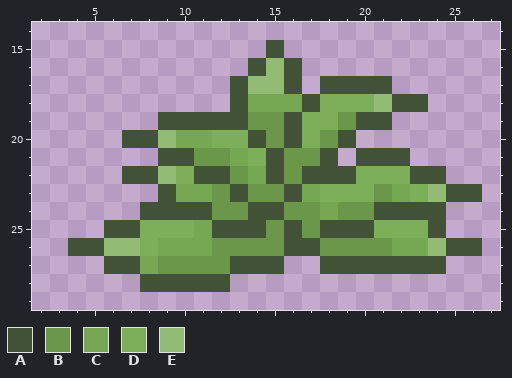
Pixel-art sprite -- Game/resources/fern.png. The picture above is the old version.
The file is 32x32 pixels. Shown: x 2..27, y 14..29.
Palette (. is transparent): A #415236  B #6b974a  C #76a752  D #7dae59  E #92bb73
Pixels before, first column x 4:
15 ...........A...........
16 ..........AEA..........
17 .........AEEA.AAAA.....
18 .........ACCCADDDEAA...
19 .....AAAAABBADDBAA.....
20 ...AAECCDDABADBA.......
21 .....AABBCDABBA.AAA....
22 ...AAEDAABCABAAADDDAA..
23 .....ACCBABBACDDDBCDEAA
24 ....AAAABBAABBCBBAAAA..
25 ..AADDDCAAABABAAADDDA..
26 AAEEDCCCBBBBAABBBBCCEAA
27 ..AACBBBBAAA..AAAAAAA..
28 ....AAAAA..............
After:
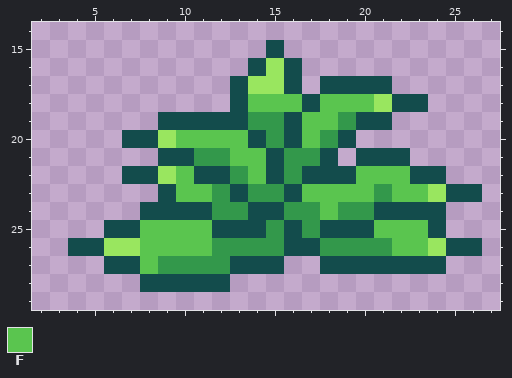
Colours new in this view: F #5ac54f
What changed:
Colour A changes from #415236 to #134c4c.
Colour B changes from #6b974a to #33984b.
Colour E changes from #92bb73 to #99e65f.
The edit turns colour C into colour F in row 18 at x 14 to 16; in row 20 at x 10 to 11; in row 21 at x 13; in row 22 at x 14; in row 23 at x 10 to 11, 17 and 22; in row 24 at x 18.
The edit turns colour C into colour F in row 25 at x 11; in row 26 at x 9 to 11 and 22 to 23; in row 27 at x 8.
The edit turns colour D into colour F in row 18 at x 18 to 20; in row 19 at x 17 to 18; in row 20 at x 12 to 13 and 17; in row 21 at x 14; in row 22 at x 10 and 20 to 22; in row 23 at x 18 to 20 and 23.
The edit turns colour D into colour F in row 25 at x 8 to 10 and 21 to 23; in row 26 at x 8.
Where, in picture pixels (left, top, right, bottom), the same in both pictures:
changed: (68, 40, 482, 292)
